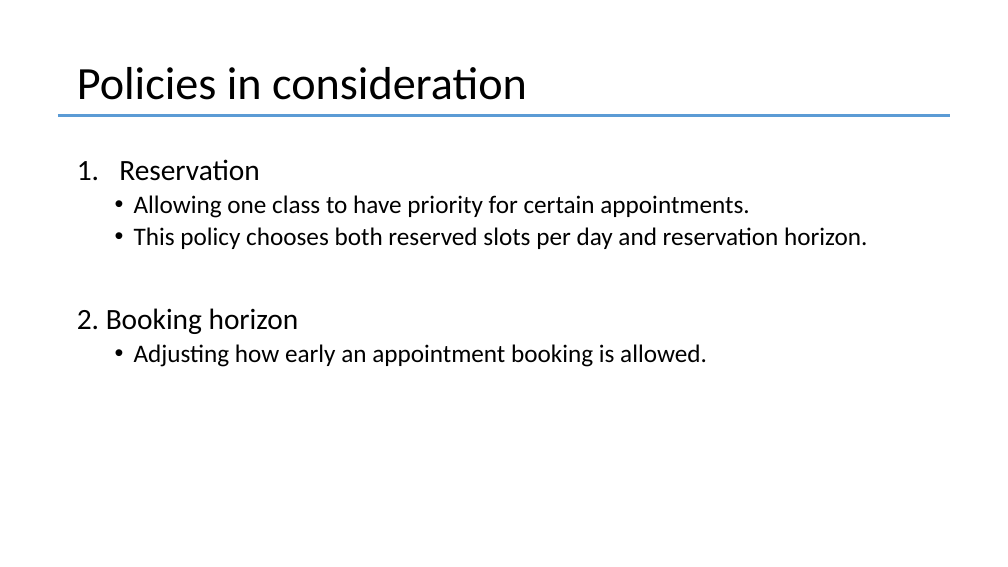
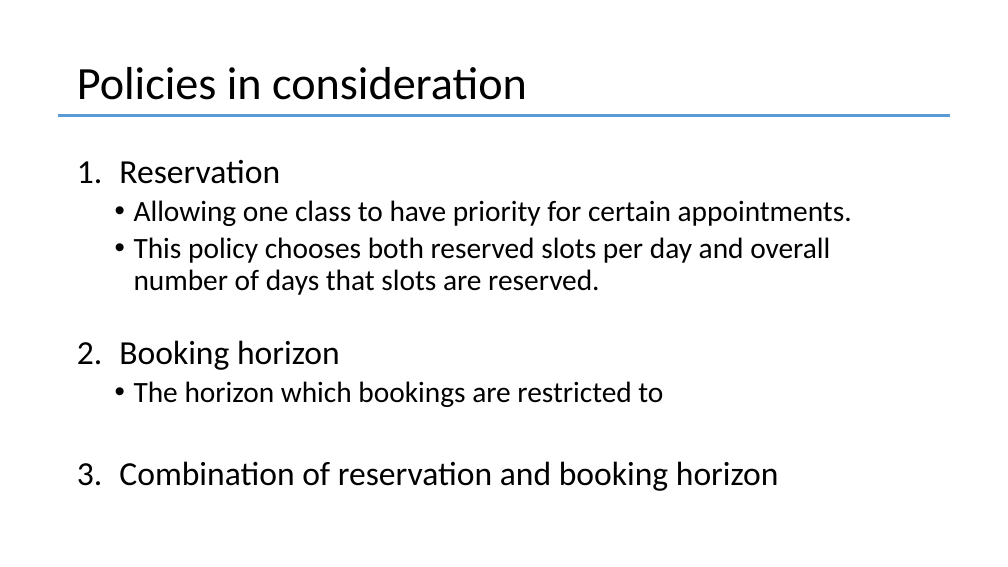
Before and after one commit to YcartXin/CUIMC-Appointment-Simulation, a slide deck: slide 13 of presentation/FCFS Presentation.pptx. Drawn at 1008x567 pixels with LibreOffice and Linux fonts; fonts in the diff are those of the drawing. Boxes give left, top, right and bottom in pixels: in the first picture for what was removed or moved away, otherwise in the second. Text is boxed around its words. In the diff, an @@ line names an element or a change of style, - is before the commit and + after.

```diff
--- a/presentation/FCFS Presentation.pptx
+++ b/presentation/FCFS Presentation.pptx
@@ text at <box>119,160,852,226</box>: size 28 to 32 pt in "Reservation"; size 24 to 28 pt in "Allowing one class to have priority for ..." @@
@@ text at <box>119,237,830,491</box>: text changed; size 24 to 28 pt @@
-  • This policy chooses both reserved slots per day and reservation horizon.
-2. Booking horizon
-  • Adjusting how early an appointment booking is allowed.
+  • This policy chooses both reserved slots per day and overall number of days that slots are reserved.
+2. Booking horizon
+  • The horizon which bookings are restricted to
+3. Combination of reservation and booking horizon
```
Also in this commit, not shown: 6 other slides changed, 5 slides added, 18 other files.
